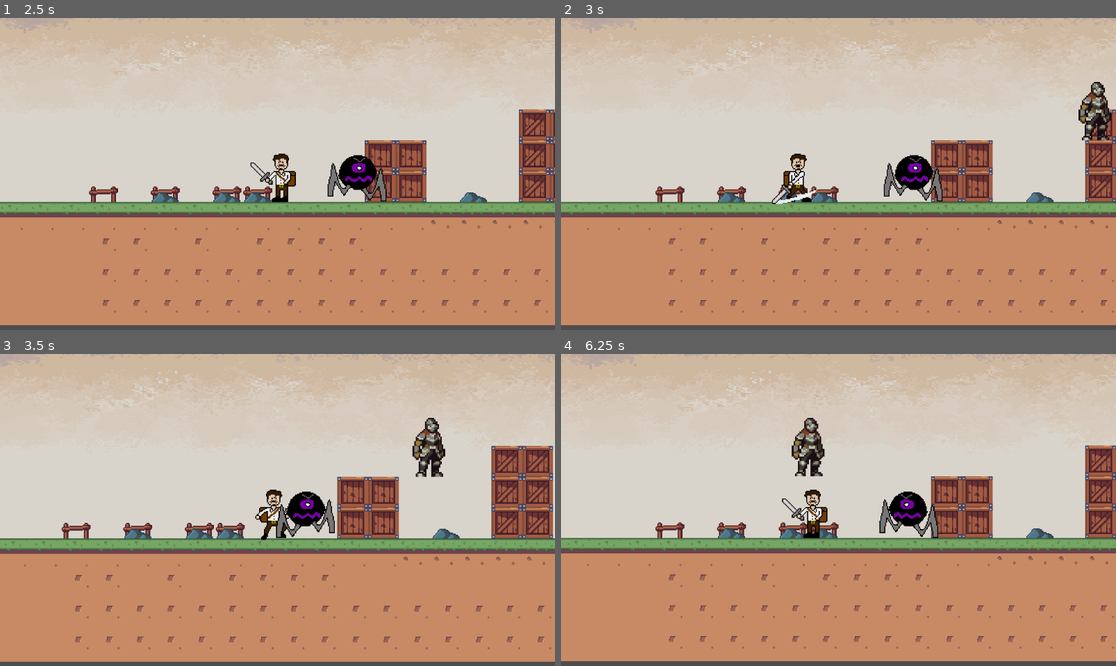
Above: before the commit, frames 1-4 (two rows, left to right).
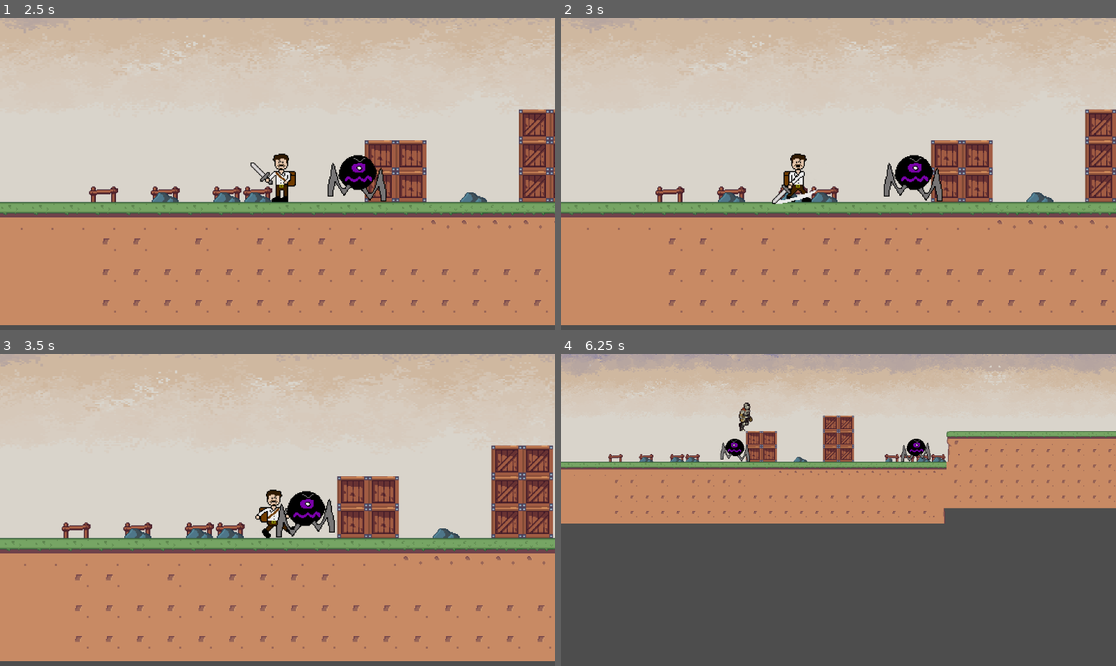
Above: after the commit, the same moments.

Repository: bscott519/ColossalCrisisGame
Game: Godot game, scene res://Scenes/level_1.tscn
Same seed, same stepped clock (60 frames per second), same inputs: the game is played once before the commit and once after it. The engine's default icon, where the game draws it, is replaced by a stand-in: a white triangle on a blue panel in a dark square.
Inputs (mouse positions are in pixels of both pictures, inside the frame that each line leads up to):
- Up to frame 1 (2.5 s): move the mouse to (399, 158) at 0.52 s; hold D (right) 0.53-2.03 s; click (399, 158) at 0.6 s; tap Space (jump) at 0.77, 1.52 s; move the mouse to (166, 189) at 1.27 s; click (166, 189) at 1.35 s; move the mouse to (333, 105) at 2.02 s; hold A (left) from 2.03 s (still down); click (333, 105) at 2.1 s
- Up to frame 2 (3 s): move the mouse to (810, 236) at 2.77 s; release A (left) at 2.78 s; hold D (right) from 2.78 s (still down); click (810, 236) at 2.85 s
- Up to frame 3 (3.5 s): keep holding D (right); tap Space (jump) at 3.02 s
- Up to frame 4 (6.25 s): move the mouse to (1005, 556) at 3.52 s; click (1005, 556) at 3.6 s; tap Space (jump) at 3.77, 4.52, 6.02 s; move the mouse to (672, 463) at 4.27 s; release D (right) at 4.28 s; hold A (left) 4.28-5.03 s; click (672, 463) at 4.35 s; move the mouse to (866, 510) at 5.02 s; hold D (right) 5.03-5.78 s; click (866, 510) at 5.1 s; move the mouse to (755, 432) at 5.77 s; hold A (left) from 5.78 s (still down); click (755, 432) at 5.85 s

Frame 1 is identical in both runs. In frame 2, 0.7% of the frame differs, in the area x 93-100%, y 20-40%; in frame 3, 3.9%; in frame 4, 70%, in the area x 0-100%, y 0-99%.

Commit message:
Update possessedknight.gd

Diff:
--- a/Scenes/possessedknight.gd
+++ b/Scenes/possessedknight.gd
@@ -19,20 +19,43 @@
 # Called when the node enters the scene tree
 func _ready():
 	patrol_points = [Vector2(100, position.y), Vector2(300, position.y)]  # Example patrol points
-	var collision_shape = $Detection/CollisionShape2D.shape
-	if collision_shape is RectangleShape2D:
-		collision_shape.extents = Vector2(detection_radius, detection_radius)
-	else:
-		print("Error: Detection range is not a CircleShape2D!")
+
+	if not $Detection/CollisionShape2D.shape:
+		$Detection/CollisionShape2D.shape = RectangleShape2D.new()
+		print("Assigned a new RectangleShape2D for detection.")
+
+	# Set initial detection size (example: Width = 300, Height = 200)
+	var new_extents = Vector2(30, 50)  # Half of desired width and height
+	set_detection_radius(new_extents)
+	set_attack_radius(50)  # Set attack radius to 50
 
 # Called every physics frame
 func _physics_process(delta):
 	if is_chasing:
 		chase_player(delta)
+		$AnimatedSprite2D.play("walk")
+	elif abs(velocity.x) > 0:
+		$AnimatedSprite2D.play("walk")
 	else:
 		patrol(delta)
+		$AnimatedSprite2D.play("walk")
+	move_and_slide()
 
-	move_and_slide()
+func set_detection_radius(new_extents: Vector2):
+	var detection_shape = $Detection/CollisionShape2D.shape
+	if detection_shape and detection_shape is RectangleShape2D:
+		detection_shape.extents = new_extents
+		print("Detection extents updated:", new_extents)
+	else:
+		print("Error: Detection shape is not a RectangleShape2D!")
+
+func set_attack_radius(new_radius: float):
+	var attack_shape = $AttackRadius/CollisionShape2D.shape
+	if attack_shape is CircleShape2D:
+		attack_shape.radius = new_radius
+		attack_radius = new_radius
+	else:
+		print("Error: Attack shape is not a CircleShape2D!")
 
 # Patrol behavior
 func patrol(delta):
@@ -58,6 +81,7 @@
 # Attack behavior
 func attack_player():
 	print("Enemy is attacking!")  # Replace with attack logic
+	$AnimatedSprite2D.play("attack")
 	# You can implement animations, damage logic, etc., here
 
 func _on_detection_body_entered(body):
